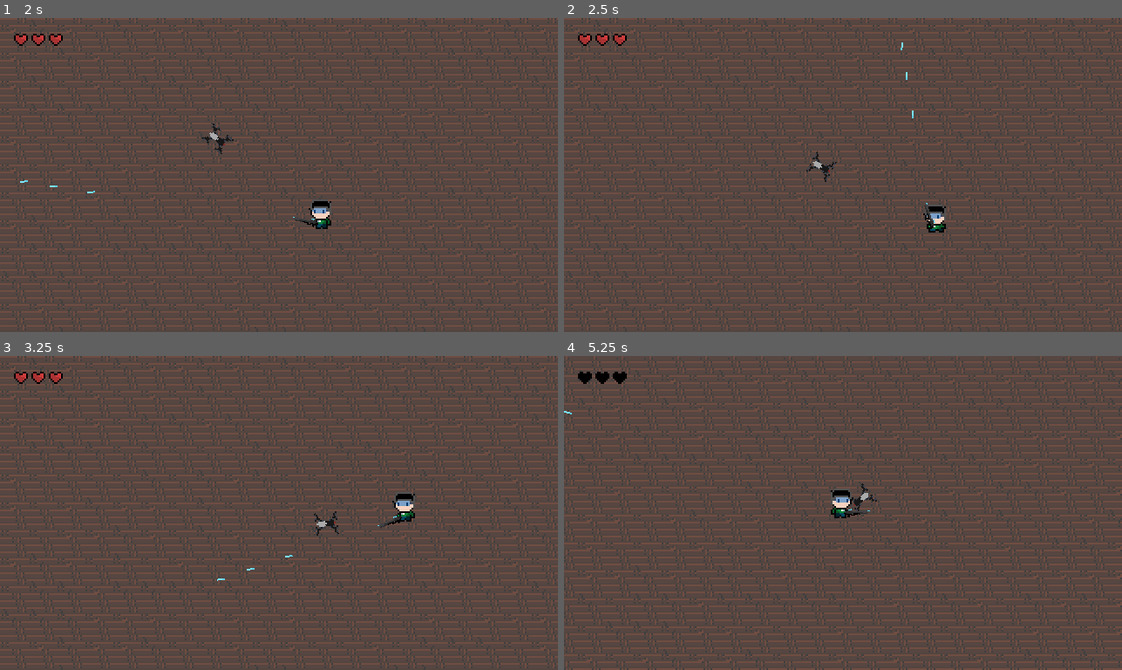
Above: before the commit, frames 1-4 (two rows, left to right).
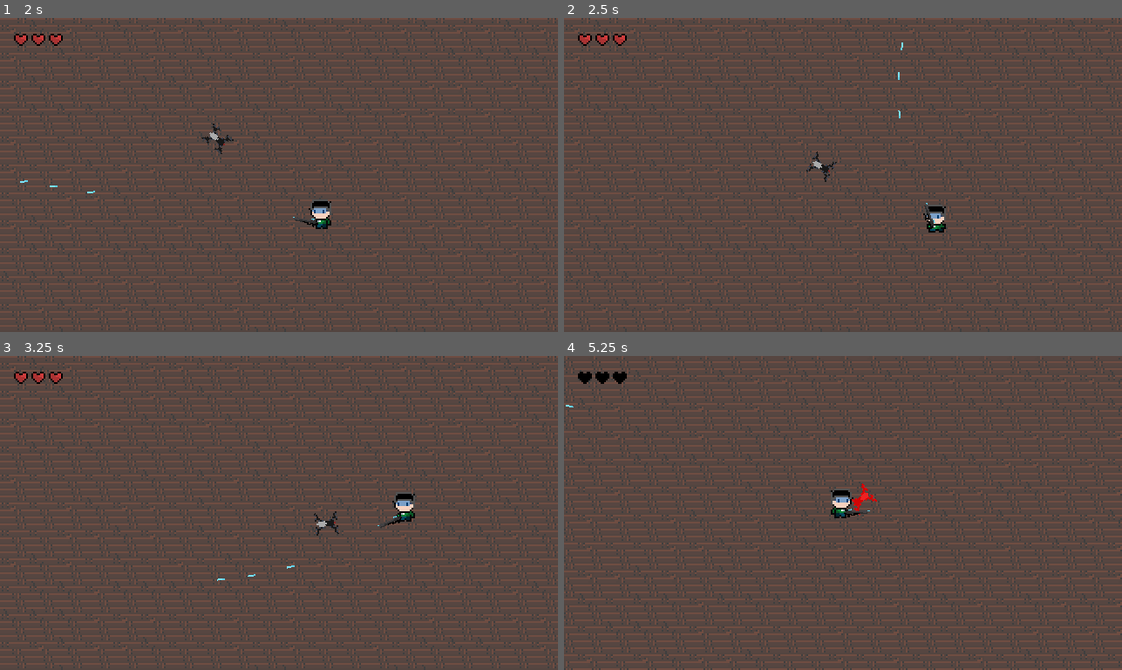
Above: after the commit, the same moments.

Repository: badzianga/SteelworksHiTechGame
Game: Godot game, scene res://Scenes/Maps/room_1.tscn
Same seed, same stepped clock (60 frames per second), same inputs: the game is played once before the commit and once after it.
Inputs (mouse positions are in pixels of both pictures, inside the frame that each line leads up to):
- Up to frame 1 (2 s): move the mouse to (401, 159) at 0.52 s; hold D (right) 0.53-1.28 s; click (401, 159) at 0.6 s; move the mouse to (167, 190) at 1.27 s; hold S (down) from 1.28 s (still down); click (167, 190) at 1.35 s
- Up to frame 2 (2.5 s): move the mouse to (898, 105) at 2.02 s; release S (down) at 2.03 s; hold D (right) from 2.03 s (still down); click (898, 105) at 2.1 s
- Up to frame 3 (3.25 s): move the mouse to (251, 575) at 2.77 s; release D (right) at 2.78 s; hold W (up) from 2.78 s (still down); click (251, 575) at 2.85 s
- Up to frame 4 (5.25 s): move the mouse to (1010, 560) at 3.52 s; release W (up) at 3.53 s; hold A (left) 3.53-5.03 s; click (1010, 560) at 3.6 s; move the mouse to (675, 465) at 4.27 s; click (675, 465) at 4.35 s; move the mouse to (870, 513) at 5.02 s; hold S (down) from 5.03 s (still down); click (870, 513) at 5.1 s

Frame 1 is identical in both runs. In frame 2, less than 0.1% of the frame differs, in the area x 59-63%, y 17-32%; in frame 3, less than 0.1%; in frame 4, 0.1%, in the area x 0-57%, y 15-51%.
Error before the commit: Attempt to call function 'play' in base 'null instance' on a null instance. (res://Scenes/Enemies/drone.gd:29)

Commit message:
Fixed shooting

Diff:
--- a/Scenes/Enemies/drone.tscn
+++ b/Scenes/Enemies/drone.tscn
@@ -55,14 +55,48 @@
 "values": [0]
 }
 
-[sub_resource type="Animation" id="Animation_r0xjm"]
-resource_name = "malfuctioning"
-
 [sub_resource type="AnimationLibrary" id="AnimationLibrary_fde1w"]
 _data = {
 "RESET": SubResource("Animation_b7f5s"),
-"fly": SubResource("Animation_i6c3x"),
-"malfuctioning": SubResource("Animation_r0xjm")
+"fly": SubResource("Animation_i6c3x")
+}
+
+[sub_resource type="Animation" id="Animation_fuc8k"]
+resource_name = "hurt"
+length = 0.3
+step = 0.05
+tracks/0/type = "value"
+tracks/0/imported = false
+tracks/0/enabled = true
+tracks/0/path = NodePath("Sprite:material:shader_parameter/flash_state")
+tracks/0/interp = 1
+tracks/0/loop_wrap = true
+tracks/0/keys = {
+"times": PackedFloat32Array(0, 0.05, 0.3),
+"transitions": PackedFloat32Array(1, 1, 1),
+"update": 0,
+"values": [0.0, 1.0, 0.0]
+}
+
+[sub_resource type="Animation" id="Animation_dtcj8"]
+length = 0.001
+tracks/0/type = "value"
+tracks/0/imported = false
+tracks/0/enabled = true
+tracks/0/path = NodePath("Sprite:material:shader_parameter/flash_state")
+tracks/0/interp = 1
+tracks/0/loop_wrap = true
+tracks/0/keys = {
+"times": PackedFloat32Array(0),
+"transitions": PackedFloat32Array(1),
+"update": 0,
+"values": [0.0]
+}
+
+[sub_resource type="AnimationLibrary" id="AnimationLibrary_cmlwv"]
+_data = {
+"RESET": SubResource("Animation_dtcj8"),
+"hurt": SubResource("Animation_fuc8k")
 }
 
 [node name="Drone" type="CharacterBody2D"]
@@ -105,3 +139,8 @@
 "": SubResource("AnimationLibrary_fde1w")
 }
 autoplay = "fly"
+
+[node name="Effects" type="AnimationPlayer" parent="."]
+libraries = {
+"": SubResource("AnimationLibrary_cmlwv")
+}
--- a/Scenes/Maps/room_1.tscn
+++ b/Scenes/Maps/room_1.tscn
@@ -16,6 +16,7 @@
 
 [node name="Player" parent="." instance=ExtResource("2_gfbck")]
 position = Vector2(199, 121)
+speed = null
 
 [node name="Camera2D" type="Camera2D" parent="Player"]
 limit_left = 0
--- a/Scenes/Player/player.gd
+++ b/Scenes/Player/player.gd
@@ -12,6 +12,7 @@
 @onready var helmet_sprite := $HelmetSprite
 
 var direction := Vector2.ZERO
+var shoot_direction := Vector2.ZERO
 
 
 func _ready() -> void:
@@ -54,6 +55,7 @@
 
 func handle_weapon() -> void:
 	var dir := weapon_slot.global_position.direction_to(get_global_mouse_position())
+	shoot_direction = dir
 	var angle := dir.angle()
 	weapon_slot.rotation = angle
 	if weapon_slot.rotation_degrees > 90.0 or weapon_slot.rotation_degrees < -90.0:
@@ -64,7 +66,11 @@
 		#weapon.flip_h = false
 
 	if Input.is_action_just_pressed("shoot"):
-		weapon.shoot(dir)
+		weapon.shoot()
+
+
+func get_shoot_direction() -> Vector2:
+	return shoot_direction
 
 
 func _on_health_changed() -> void:
--- a/Scenes/Player/player.tscn
+++ b/Scenes/Player/player.tscn
@@ -109,6 +109,7 @@
 [node name="Player" type="CharacterBody2D"]
 motion_mode = 1
 script = ExtResource("1_5whdu")
+speed = null
 
 [node name="Sprite" type="Sprite2D" parent="."]
 position = Vector2(0, -5)
--- a/Scenes/Weapons/weapon.gd
+++ b/Scenes/Weapons/weapon.gd
@@ -7,16 +7,14 @@
 @export var projectile_scene: PackedScene
 
 var shots_left := volley
-var shot_direction: Vector2
 
 @onready var cooldown_timer := $CooldownTimer
 @onready var volley_timer := $VolleyTimer
 @onready var shoot_sound := $ShootSound
 
 
-func shoot(direction: Vector2) -> void:
+func shoot() -> void:
 	if cooldown_timer.is_stopped():
-		shot_direction = direction
 		shots_left = volley
 		cooldown_timer.start()
 		if shots_left > 0:
@@ -31,8 +29,8 @@
 	var projectile: Projectile = projectile_scene.instantiate()
 	projectile.global_position = global_position
 	projectile.damage = damage
-	projectile.direction = shot_direction
-	projectile.rotation = shot_direction.angle()
+	projectile.direction = GameController.player.get_shoot_direction()
+	projectile.rotation = GameController.player.get_shoot_direction().angle()
 	get_tree().root.add_child(projectile)
 
 
--- a/Singletons/game_controller.gd
+++ b/Singletons/game_controller.gd
@@ -5,6 +5,8 @@
 var glory_points := 0
 var player: Player
 var ui: UI
+
+@onready var music_player := $MusicPlayer
 
 
 func _ready() -> void:
--- a/Singletons/game_controller.tscn
+++ b/Singletons/game_controller.tscn
@@ -1,6 +1,12 @@
-[gd_scene load_steps=2 format=3 uid="uid://b65svflv5vby0"]
+[gd_scene load_steps=3 format=3 uid="uid://b65svflv5vby0"]
 
 [ext_resource type="Script" path="res://Singletons/game_controller.gd" id="1_f15wj"]
+[ext_resource type="AudioStream" uid="uid://dtbucojwebw5x" path="res://Assets/Music/Still There.mp3" id="2_wc6s5"]
 
 [node name="GameController" type="Node"]
 script = ExtResource("1_f15wj")
+
+[node name="MusicPlayer" type="AudioStreamPlayer" parent="."]
+stream = ExtResource("2_wc6s5")
+autoplay = true
+bus = &"Music"
Not shown, added: Assets/Music/Still There.mp3.import
Not shown: 1 places in Scenes/Enemies/drone.tscn that only renumber resources
Not shown, added: Assets/Music/Still There.mp3
